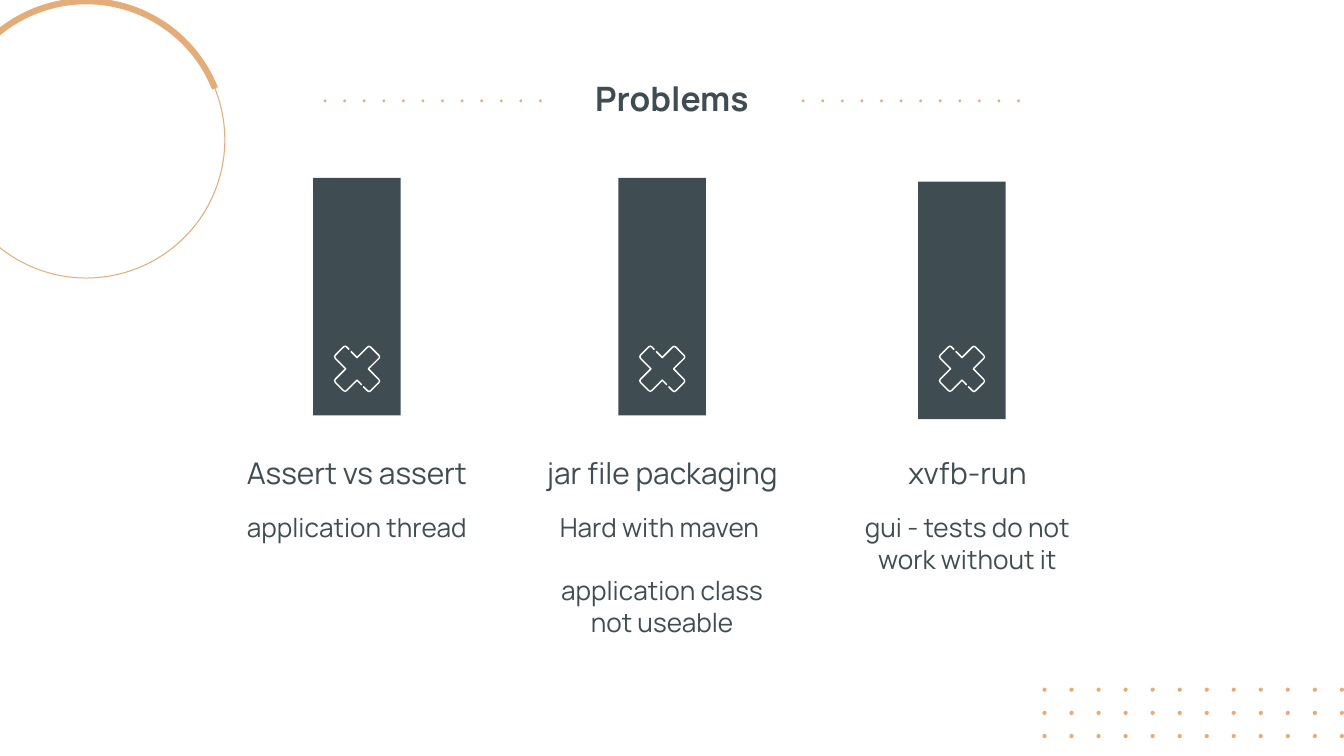
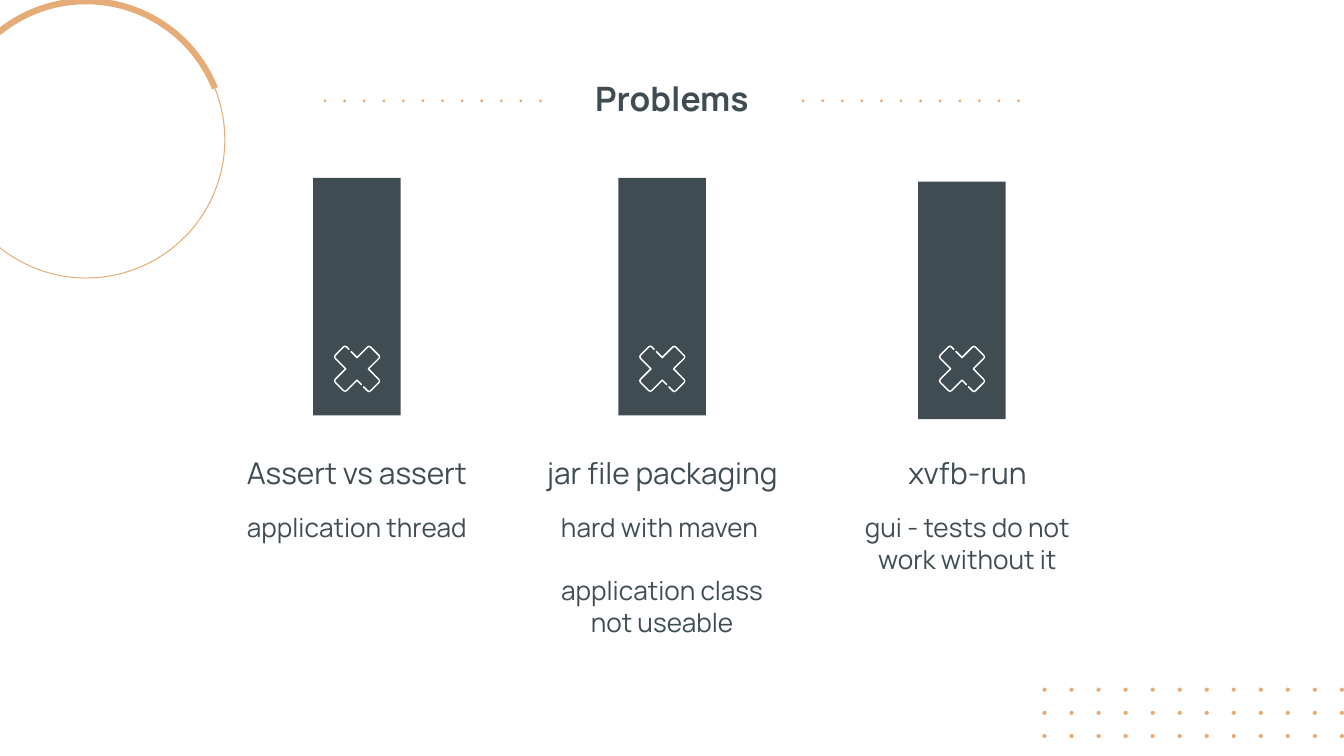
Before and after one commit to fhhagenberg-sqe-mcm-ws20/elevator-control-center-team-b, a slide deck: slide 13 of doc/ProjectPresentation.pptx. Drawn at 1344x756 pixels with LibreOffice and Linux fonts; fonts in the diff are those of the drawing. Boxes give left, top, right and bottom in pixels: in the first picture for what was removed or moved away, otherwise in the second. Text is boxed around its words. In the diff, an @@ line names an element or a change of style, - is before the commit and + after.

```diff
--- a/doc/ProjectPresentation.pptx
+++ b/doc/ProjectPresentation.pptx
@@ subtitle at (x1=561, y1=518, x2=757, y2=538): text changed @@
-Hard with maven
+hard with maven
```
Also in this commit, not shown: 9 other slides changed, 1 other file.
